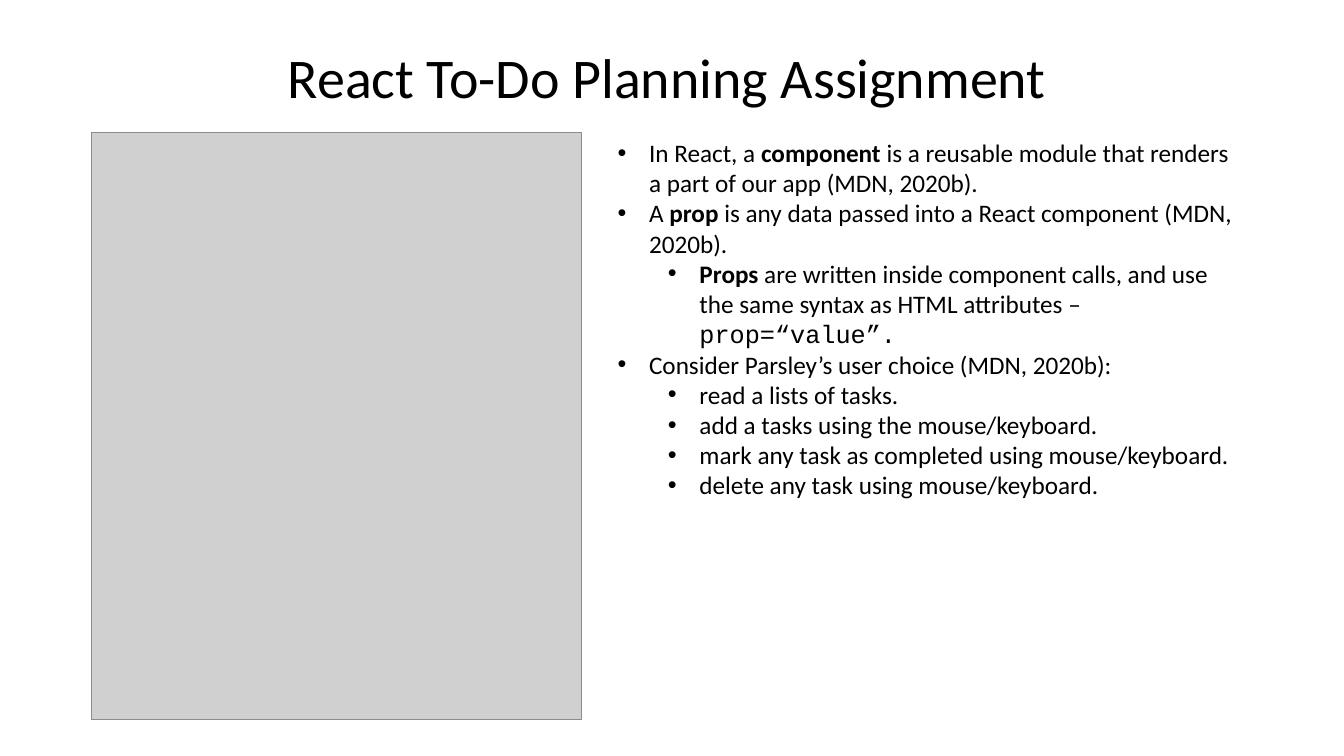
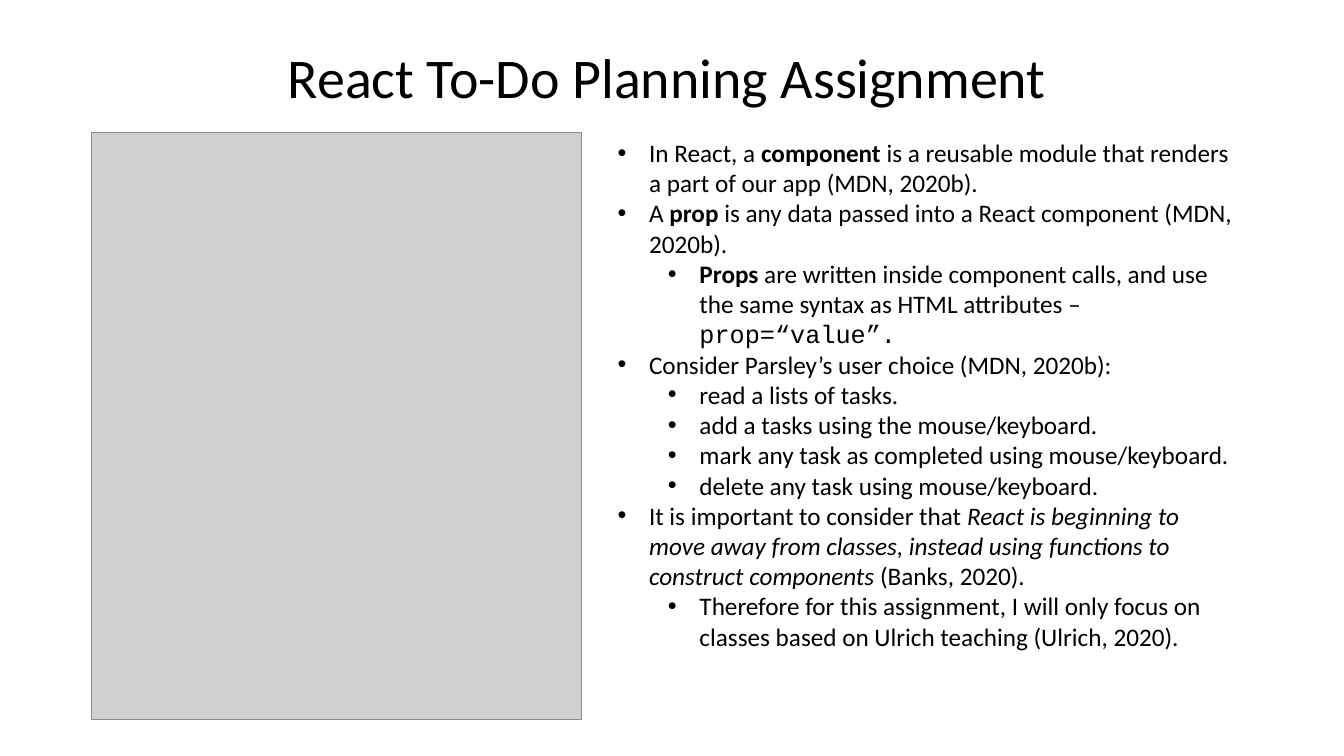
Before and after one commit to jia-von/react-app-planning-assignment, a slide deck: slide 1 of To-Do-App-Illustrations/React To-Do Planning Assignment.pptx. Drawn at 1344x756 pixels with LibreOffice and Linux fonts; fonts in the diff are those of the drawing; grey boxes stand for pictures. Boxes give left, top, right and bottom in pixels: in the first picture for what was removed or moved away, otherwise in the second. Text is boxed around its words. In the diff, an @@ line names an element or a change of style, - is before the commit and + after.

Commit message:
added class for component ToDo

```diff
--- a/To-Do-App-Illustrations/React To-Do Planning Assignment.pptx
+++ b/To-Do-App-Illustrations/React To-Do Planning Assignment.pptx
@@ text at (649, 507, 1201, 651): paragraphs added @@
+• It is important to consider that React is beginning to move away from classes, instead using functions to construct components (Banks, 2020).
+  • Therefore for this assignment, I will only focus on classes based on Ulrich teaching (Ulrich, 2020).
```
Also in this commit, not shown: 2 other slides changed, 1 slide added, 1 slide removed, 3 other files.
